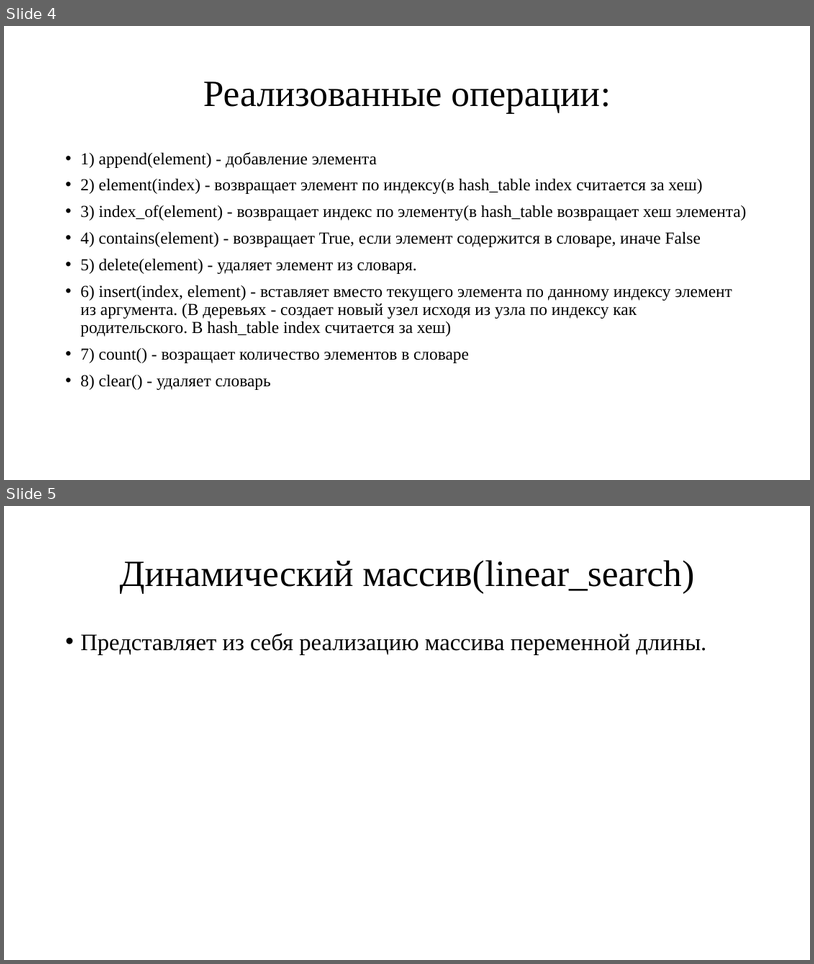
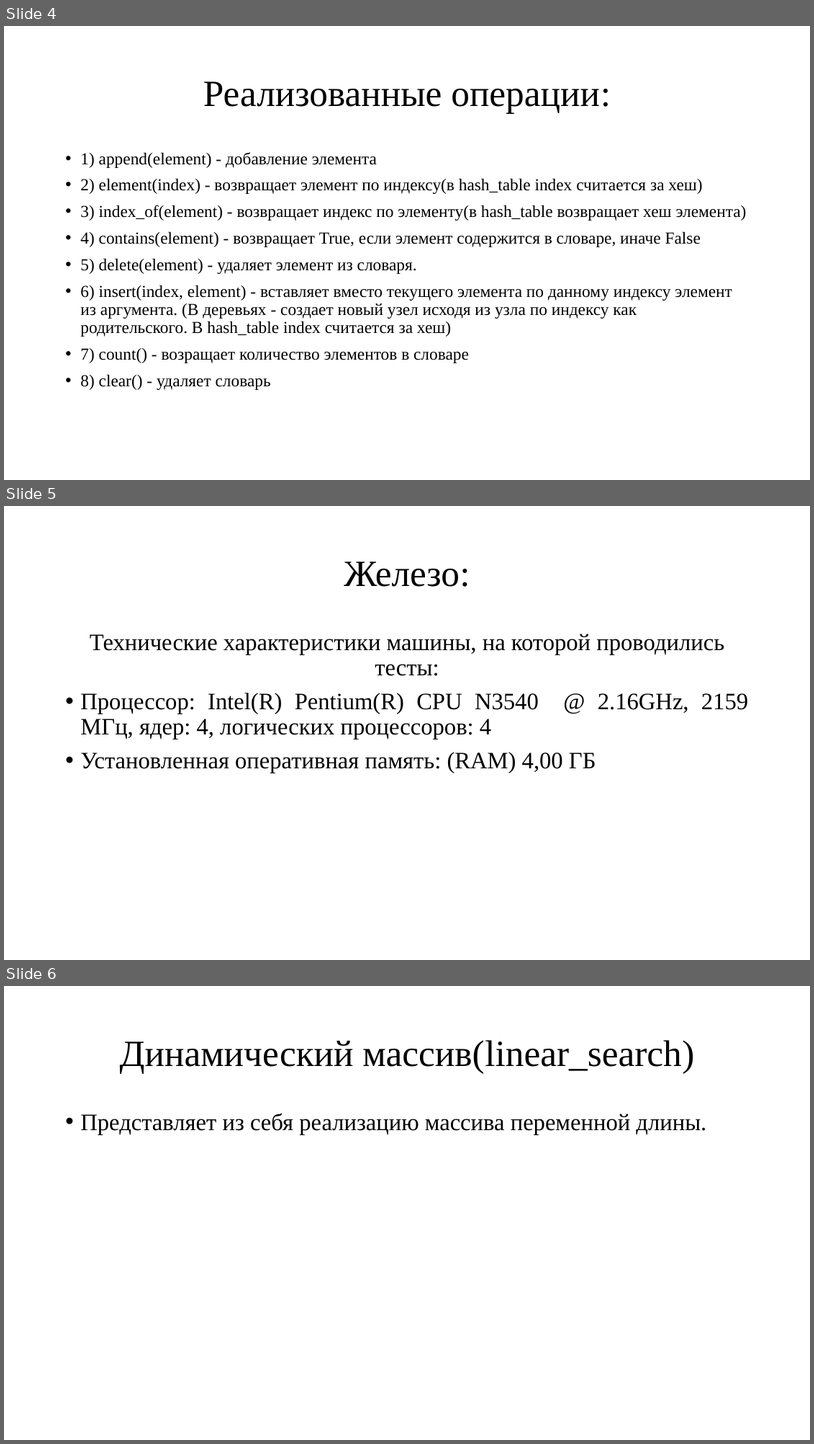
Before and after one commit to ZenoReT/Dictionaries, a slide deck: отчет.pptx. Shown one above the other, each under a label of ours: slides 4 and 5 before the commit, slides 4, 5 and 6 after it. The pictures are 814x964 and 814x1444 pixels, drawn with LibreOffice and Linux fonts; fonts in the diff are those of the drawing. Boxes give left, top, right and bottom in pixels: in the first picture for what was removed or moved away, otherwise in the second. Text is boxed around its words. In the diff, an @@ line names an element or a change of style, - is before the commit and + after.

```diff
--- a/отчет.pptx
+++ b/отчет.pptx
@@ slide 5 added at [4, 506, 810, 960], background #FFFFFF @@
@@ title added at [344, 561, 470, 587], 44 pt, text #000000 @@
+Железо:
@@ text added at [80, 633, 748, 773], 28 pt, text #000000 @@
+Технические характеристики машины, на которой проводились тесты:
+• Процессор: Intel(R) Pentium(R) CPU N3540 @ 2.16GHz, 2159 МГц, ядер: 4, логических процессоров: 4
+• Установленная оперативная память: (RAM) 4,00 ГБ
@@ what was slide 5 is now slide 6 @@
```
Also in this commit, not shown: 109 other slides added, 12 other files.
